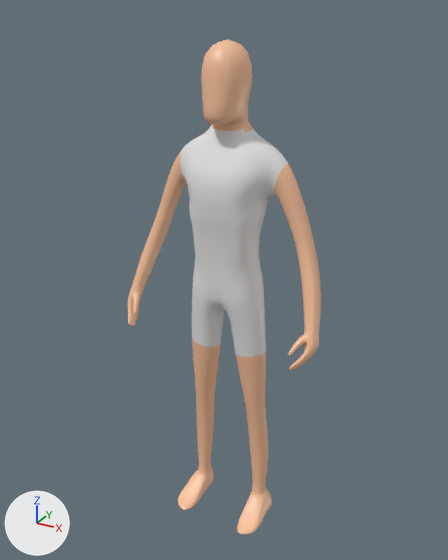
The FBX model Assets/Meshes/Players/phoebe.fbx: old version first, new version second.
Both versions are drawn from a 50 mm camera at (1.073, -1.977, 2.117) aimed at (-0.029, 0.025, 1.116). Every picture has the same lights, and +X, +Y and +Z are marked at lower left. Where no turn or scale is listed for an object, it has been applied to the vertices.
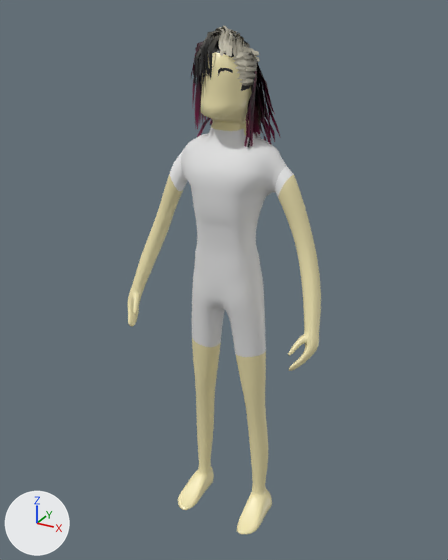
The newer file is also rescaled (x0.95), turned or shifted as a whole; pictures and numbers use the older file's frame.

What differs and where, as boxes [x1, y1, x2, y2] in the pictures (448 x 560 px):
'Cube.001', surface changed, reshaped: before [128, 39, 321, 534]; after [128, 26, 321, 534]
part 1 of me_cube_002, built on: before [177, 87, 294, 271]; after [178, 26, 294, 271]
part 2 of me_cube_002, surface changed (brown to beige): [128, 43, 321, 534] in both

What the commit changed:
Picture 'phoebe.png' (img_phoebe_png) is new.
In material 'phoebe1' (mat_phoebe1), base_color is no longer (0.93, 0.533, 0.328), beige #f7c19b.
In material 'phoebe1' (mat_phoebe1), texture is now set to img_phoebe_png, with its transparency.
me_cube_002 is used by ob_cube_001; location (0.0, -0.014, 0.901).
me_cube_002 had 2700 vertices, 2698 faces and spanned x -0.42..0.42, y -0.17..0.15, z -0.9..1.12.
me_cube_002 now has 5601 vertices, 4334 faces and spans x -0.42..0.42, y -0.17..0.2, z -0.9..1.16.
me_cube_002 part 1: 363 vertices moved from x -0.2..0.22, y -0.1..0.15, z 0.36..0.96 to x -0.2..0.22, y -0.09..0.14, z 0.36..0.96; 2901 vertices added at x -0.17..0.16, y -0.1..0.2, z 0.65..1.16.
me_cube_002 part 2: 2686 kept faces spanning x -0.42..0.42, y -0.17..0.14, z -0.9..1.12 get new texture (UV) coordinates.
